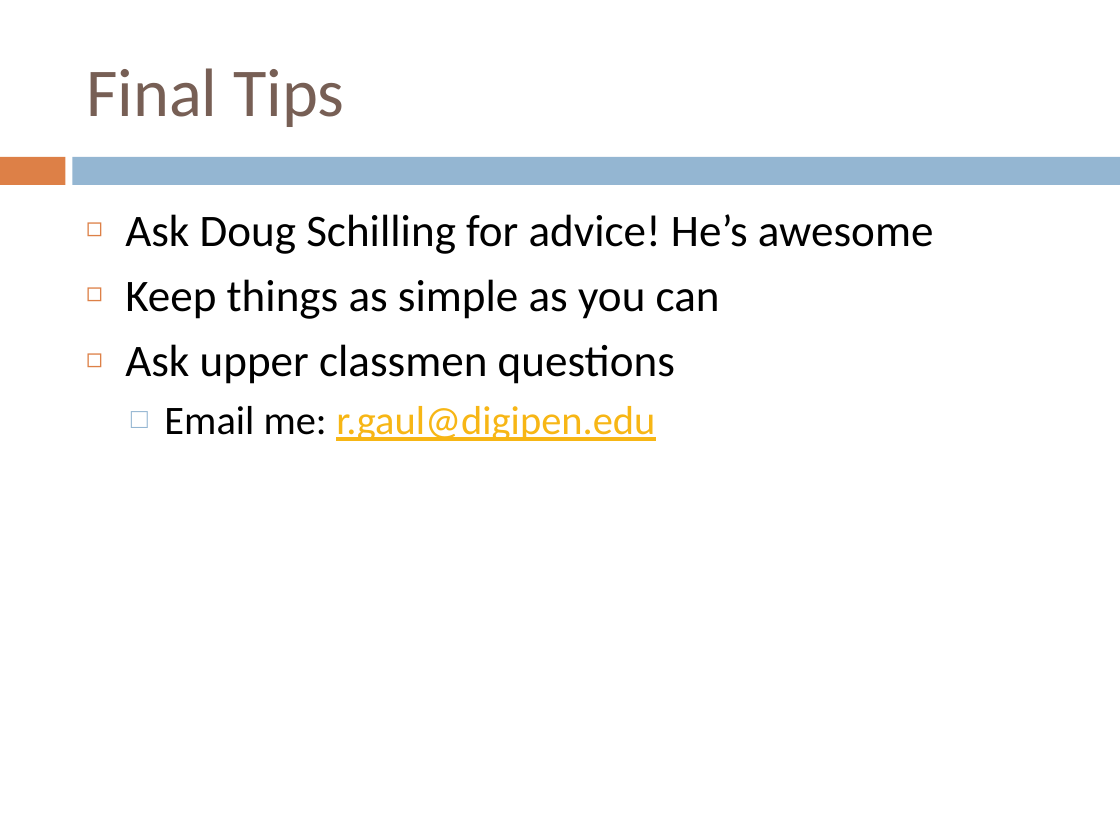
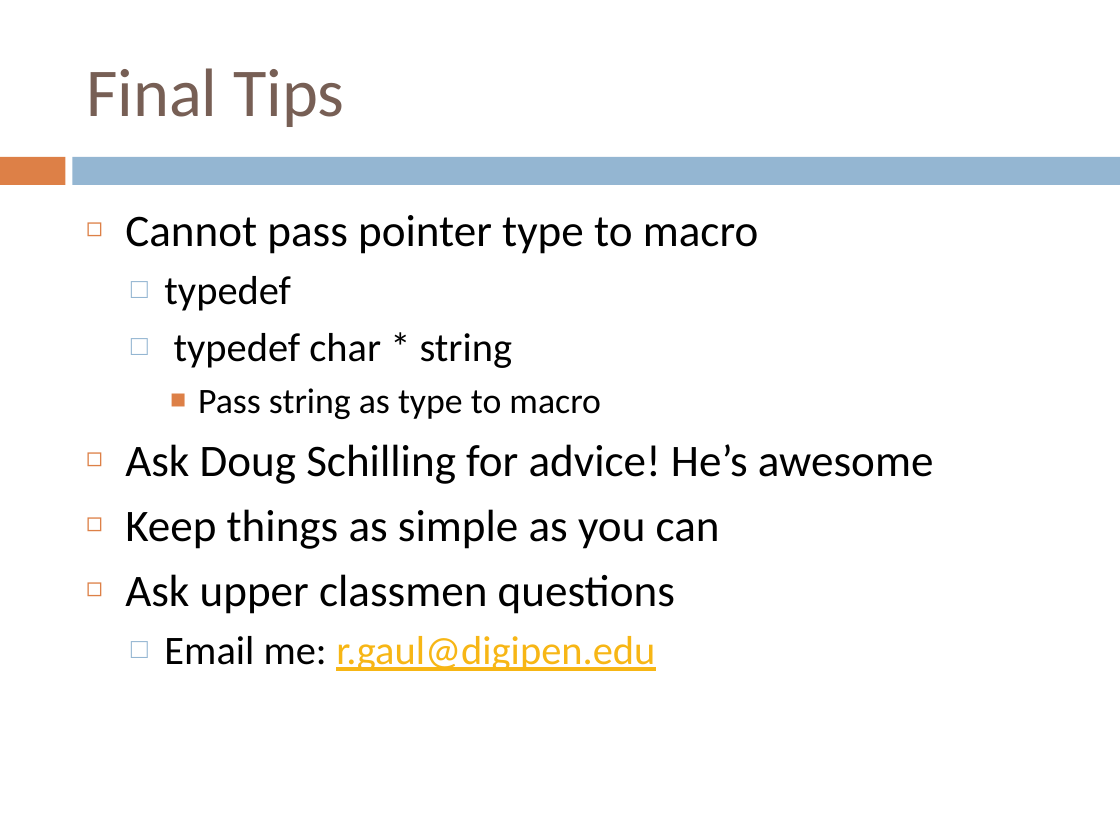
Before and after one commit to RandyGaul/GAM150Slides, a slide deck: slide 43 of GAM150_Club_Serialization.pptx (slide 27 before the commit). Drawn at 1120x840 pixels with LibreOffice and Linux fonts; fonts in the diff are those of the drawing. Boxes give left, top, right and bottom in pixels: in the first picture for what was removed or moved away, otherwise in the second. Text is boxed around its words. In the diff, an @@ line names an element or a change of style, - is before the commit and + after.

```diff
--- a/GAM150_Club_Serialization.pptx
+++ b/GAM150_Club_Serialization.pptx
@@ text at <box>125,215,759,419</box>: paragraphs added @@
+◻ Cannot pass pointer type to macro
+  □ typedef
+  □ typedef char * string
+    ■ Pass string as type to macro
```
Also in this commit, not shown: 17 other slides changed, 16 slides added, 1 other file.
